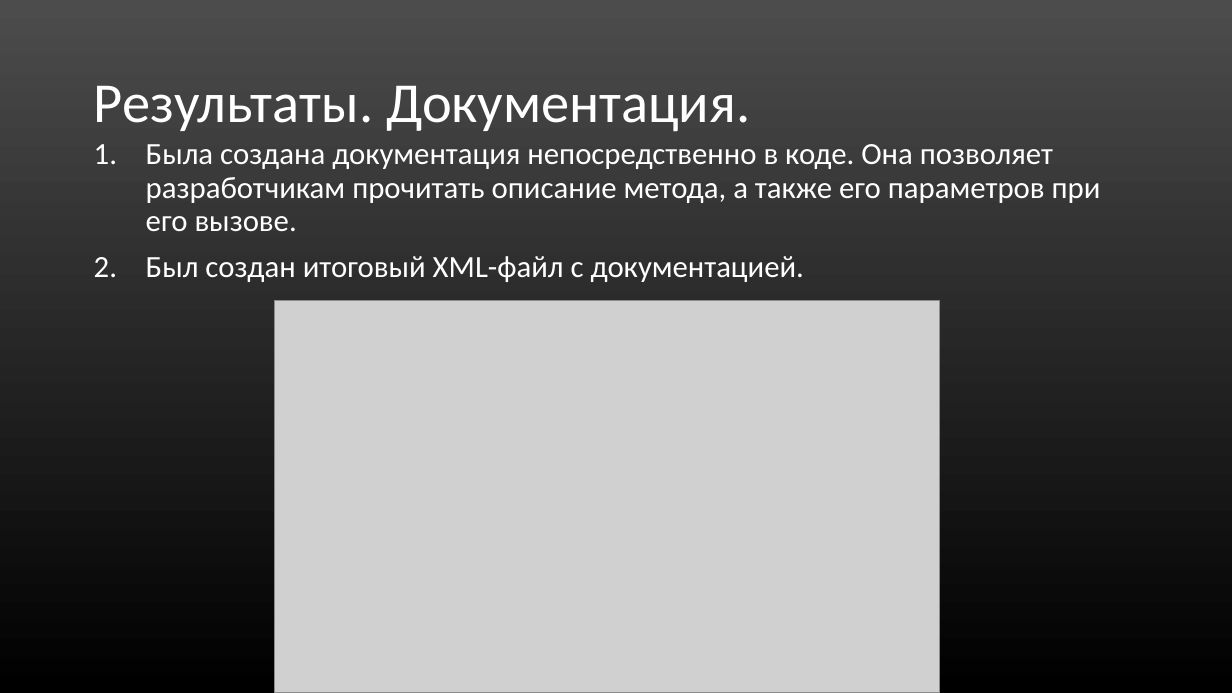
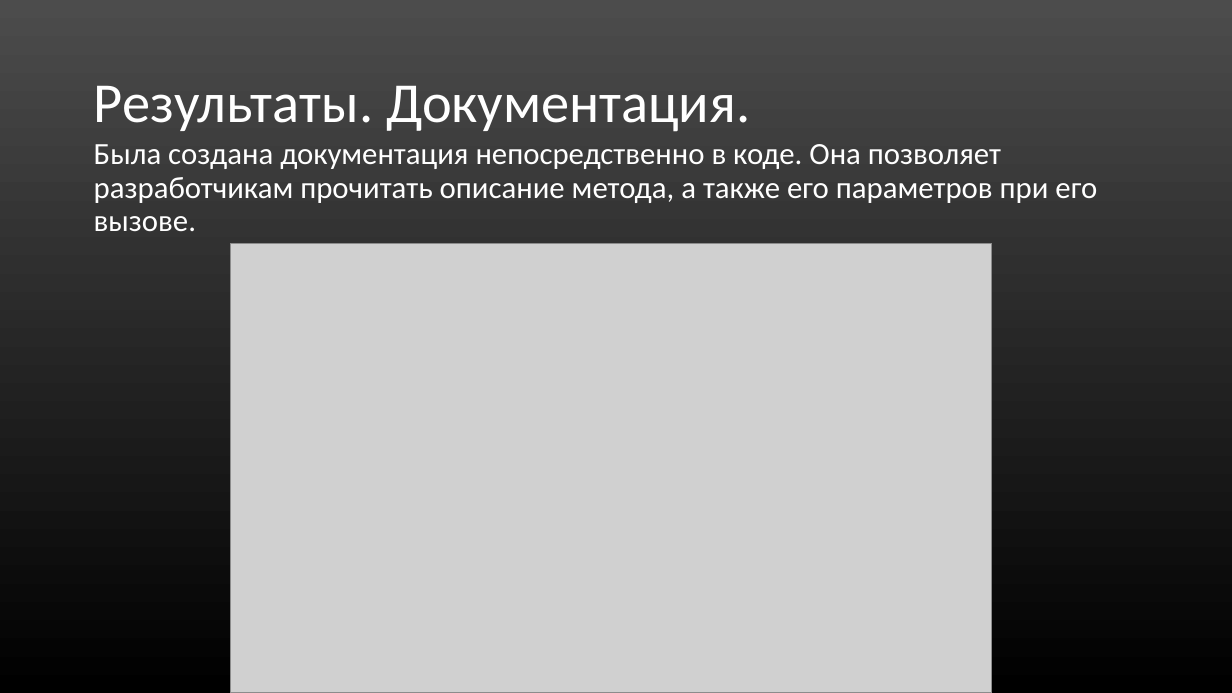
Before and after one commit to Mr-Dm1try/SteamCardsFarmer, a slide deck: slide 11 of Презентация_Помойки.ppt. Drawn at 1232x693 pixels with LibreOffice and Linux fonts; fonts in the diff are those of the drawing; grey boxes stand for pictures. Boxes give left, top, right and bottom in pixels: in the first picture for what was removed or moved away, otherwise in the second. Text is boxed around its words. In the diff, an @@ line names an element or a change of style, - is before the commit and + after.

```diff
--- a/Презентация_Помойки.ppt
+++ b/Презентация_Помойки.ppt
@@ text "Была создана документация непосредственно в ..." at [94, 144, 1097, 231]: bullet 1. to none @@
@@ text at [146, 256, 804, 282]: paragraph removed @@
-2. Был создан итоговый XML-файл с документацией.
@@ picture: place and size @@
-picture at [274, 300, 939, 693]
+picture at [230, 243, 991, 693]
```
Also in this commit, not shown: 1 other file.
